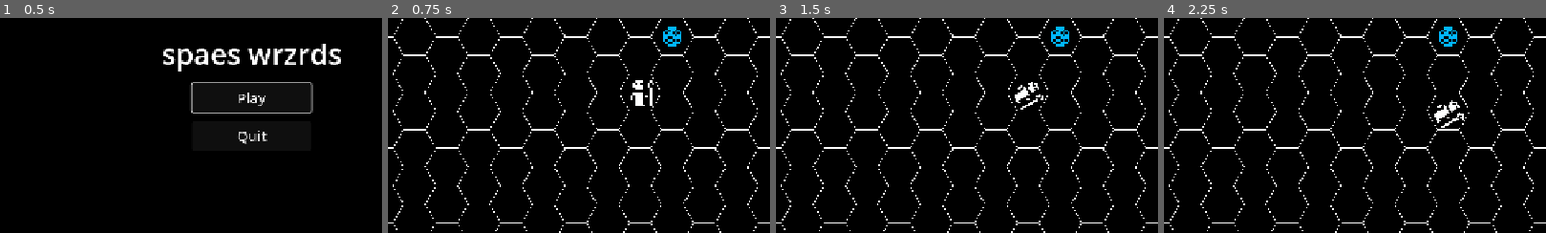
Above: before the commit, frames 1-4 (left to right).
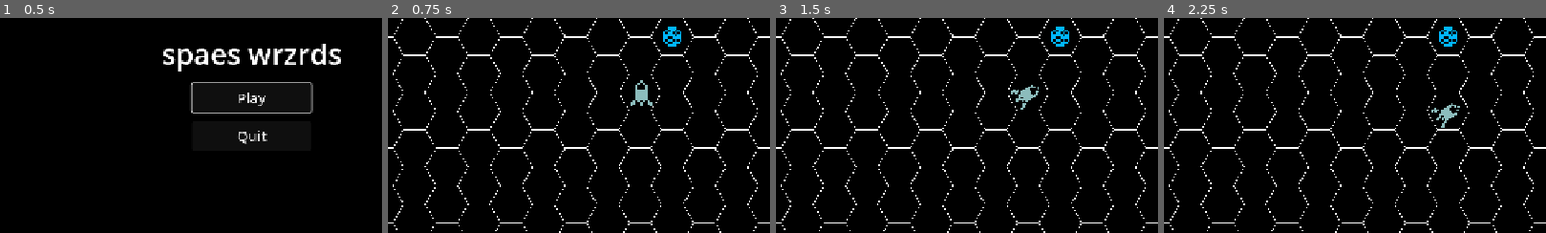
Above: after the commit, the same moments.

Repository: scunningham777/spaes-wrzrds
Game: Godot game, scene res://scenes/main_menu.tscn
The game is run twice, just before and just after one commit, with the same random seed, the same clock (stepped at 60 frames per second) and the same inputs.
Inputs:
- Up to frame 1 (0.5 s): no input
- Up to frame 2 (0.75 s): click "Play" at 0.5 s
- Up to frame 3 (1.5 s): tap Enter (ui_accept) at 1.25 s; hold D (hex_right) from 1.28 s (still down); hold R (extract) from 1.28 s (still down)
- Up to frame 4 (2.25 s): tap Enter (ui_accept) at 1.52, 2 s; release D (hex_right) at 2.03 s; release R (extract) at 2.03 s; hold X (hex_down) from 2.03 s (still down); tap E (hex_ne) at 2.1 s
The pictures show only the part of the screen within x 17-67%, y 33-83%; the shares and areas given below are measured in that part.

Frame 1 is identical in both runs. In frame 2, 0.5% of the frame differs, in the area x 63-70%, y 28-41%; in frame 3, 0.5%; in frame 4, 0.5%.

Commit message:
Show the player as a ship in space
The space scene's player sprite now uses tileset cell (78, 5), a rocket,
instead of the wizard. It's an override on the space scene's instance, so
wizard.tscn keeps the wizard art. The rocket is drawn pointing up, like
the wizard, so it still turns to face the way it's heading.

Co-Authored-By: Claude Opus 5.5 <noreply@anthropic.com>
Claude-Session: https://claude.ai/code/session_0196C6qponv1cZhsguvue75H

Diff:
--- a/scenes/play.tscn
+++ b/scenes/play.tscn
@@ -37,6 +37,9 @@
 
 [node name="Wizard" parent="HexBoard" unique_id=1532436726 instance=ExtResource("3_wizard")]
 
+[node name="Sprite2D" parent="HexBoard/Wizard" index="0"]
+region_rect = Rect2(1015, 66, 12, 12)
+
 [node name="EnterPrompt" parent="." instance=ExtResource("6_prompt")]
 
 [node name="UI" type="CanvasLayer" parent="."]
--- a/tests/smoke_test.gd
+++ b/tests/smoke_test.gd
@@ -418,6 +418,7 @@
 	_check(board.layout.pointy_top == pointy_top and board.layout.size == board.hex_size,
 		"%s: layout matches board settings" % tag)
 	_check(wizard.position == Vector2.ZERO, "%s: wizard starts at origin" % tag)
+	_check(sprite.region_rect == Rect2(1015, 66, 12, 12), "%s: in space the player is the ship, cell (78, 5)" % tag)
 
 	# Inventory default selection: nothing when empty, the first item once there is one.
 	var panel: InventoryPanel = play.get_node("UI/InventoryPanel")
